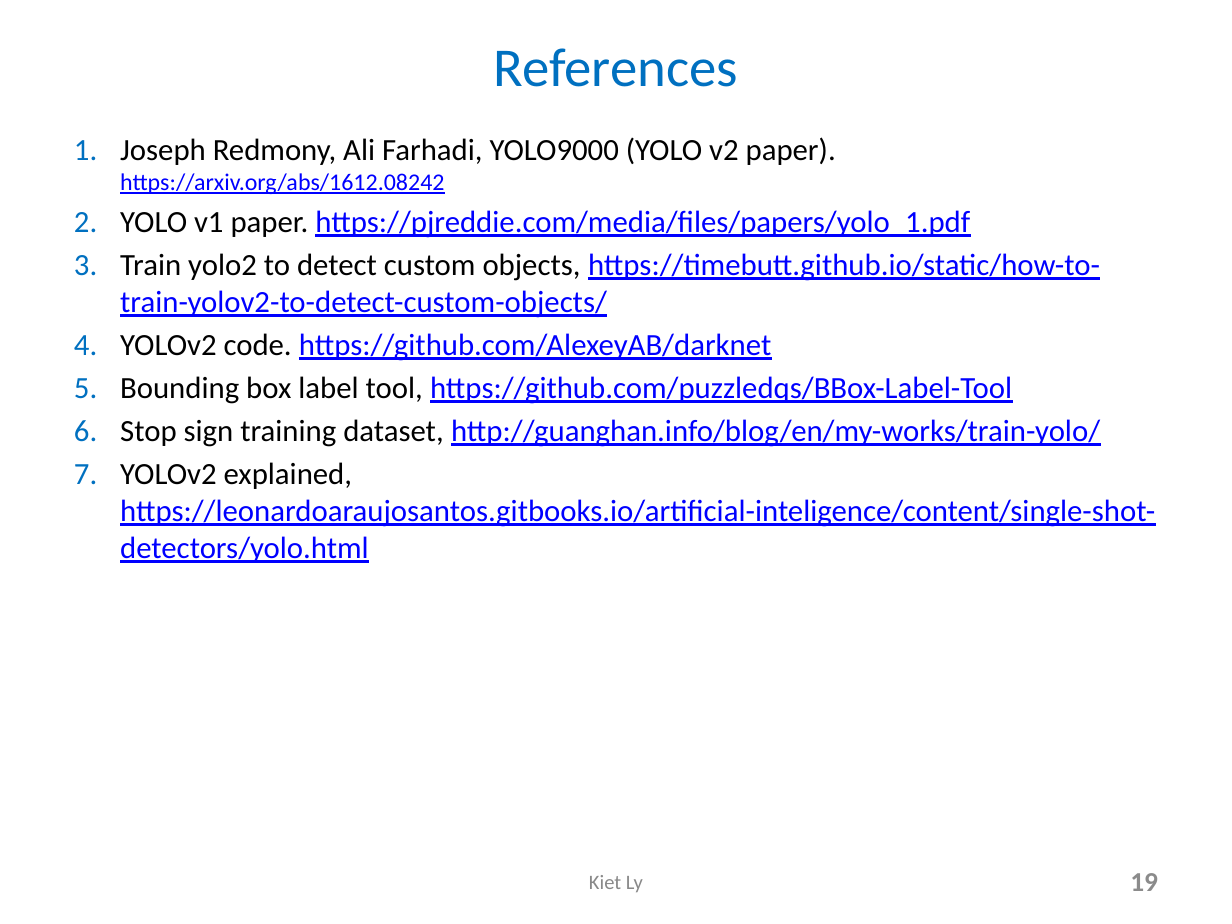
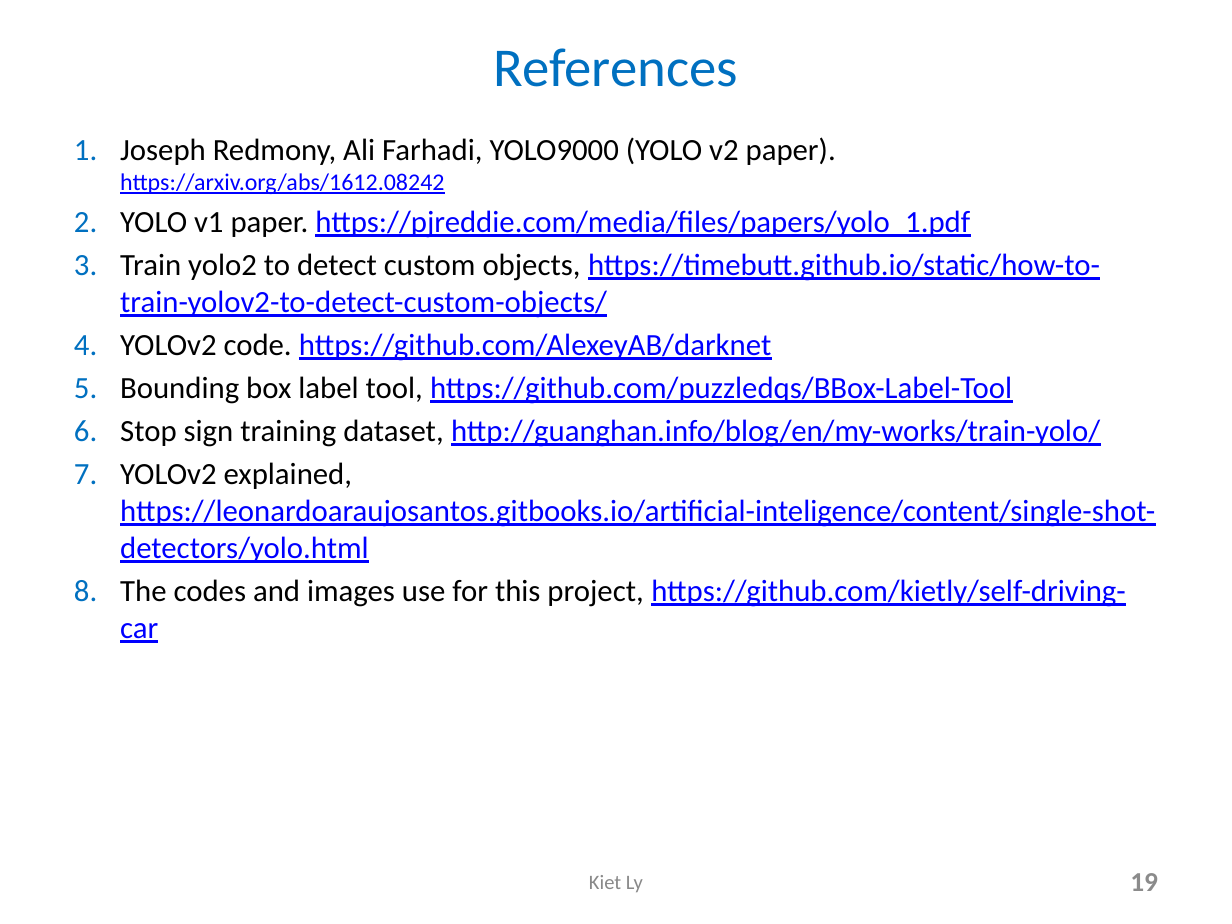
Before and after one commit to kietly/self-driving-car, a slide deck: slide 19 of DetectTrafficSign_Slides_LyKiet.pptx. Drawn at 1232x924 pixels with LibreOffice and Linux fonts; fonts in the diff are those of the drawing. Boxes give left, top, right and bottom in pixels: in the first picture for what was removed or moved away, otherwise in the second. Text is boxed around its words. In the diff, an @@ line names an element or a change of style, - is before the commit and + after.

```diff
--- a/DetectTrafficSign_Slides_LyKiet.pptx
+++ b/DetectTrafficSign_Slides_LyKiet.pptx
@@ text at [120,579,1126,643]: paragraph added @@
+8. The codes and images use for this project, https://github.com/kietly/self-driving-car
```
Also in this commit, not shown: 3 other slides changed, 1 other file.
